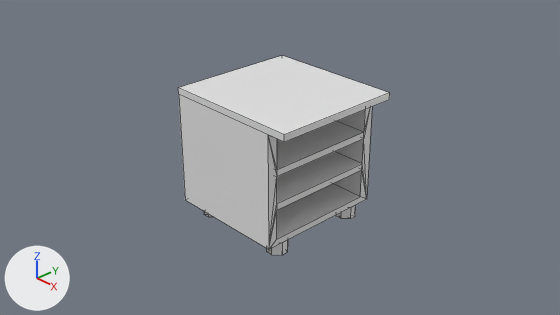
An edit to the Blender file modern/models/multidecor_kitchen_cabinet_three_shelves.blend, drawn before and after from the same camera.
Both versions are drawn from the file's camera 'Camera'. Every picture has the same lights, and +X, +Y and +Z are marked at lower left. Mesh edges are drawn as thin lines.
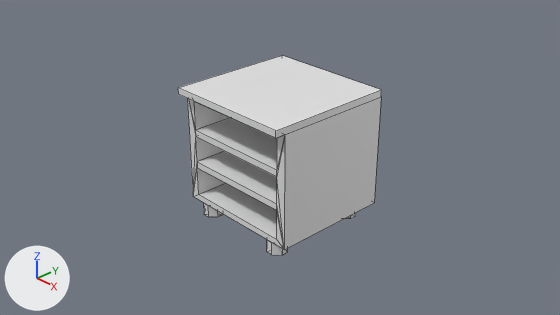
The change, as a list of edits to the scene's bpy script:
```text
Change me_cube:
    where me_cube.from_pydata(...)  # 106 vertices, 100 faces, 2 loose edges; spans x -1.0..1.15, y -1.0..1.0, z -1.0..1.0
    used by ob_cube; location = (0.0, 0.0, 0.0)
    me_cube part 1: the loose piece of 34 vertices spanning x -1.0..0.85, y -1.0..1.0, z -0.8..0.9 is turned -90 degrees about the z axis through the mesh origin
    me_cube part 2: the loose piece of 16 vertices spanning x 0.55..0.85, y -0.85..-0.55, z -1.0..-0.8 is turned -90 degrees about the z axis through the mesh origin
    me_cube part 3: the loose piece of 16 vertices spanning x 0.55..0.85, y 0.55..0.85, z -1.0..-0.8 is turned -90 degrees about the z axis through the mesh origin
    me_cube part 4
    me_cube.vertices[8].co: (1.15, 1.0, 0.9) -> (1.0, -1.0, 0.9)  # pixel (389, 99) -> pixel (275, 138)
    me_cube.vertices[9].co: (1.15, -1.0, 0.9) -> (-1.0, -1.0, 0.9)  # pixel (284, 142) -> pixel (178, 94)
    me_cube.vertices[10].co: (-1.0, 1.0, 0.9) -> (1.0, 1.0, 0.9)  # not seen -> pixel (381, 96)
    me_cube.vertices[11].co: (-1.0, -1.0, 0.9) -> (-1.0, 1.0, 0.9)  # pixel (178, 94) -> not seen
    me_cube.vertices[12].co: (1.15, 1.0, 1.0) -> (1.0, -1.0, 1.0)  # pixel (389, 92) -> pixel (275, 130)
    me_cube.vertices[13].co: (1.15, -1.0, 1.0) -> (-1.0, -1.0, 1.0)  # pixel (284, 134) -> pixel (178, 87)
    me_cube.vertices[14].co: (-1.0, 1.0, 1.0) -> (1.0, 1.0, 1.0)  # pixel (282, 55) -> pixel (381, 89)
    me_cube.vertices[15].co: (-1.0, -1.0, 1.0) -> (-1.0, 1.0, 1.0)  # pixel (178, 87) -> pixel (282, 55)
```

Location of each change, (x1, y1, x2, y2) in pixels of the pictures (560 x 315 px; the box of a moved part takes in the faces that stretch with it):
'Cube', reshaped: before (178, 56, 390, 255); after (178, 56, 381, 255)
part 1 of me_cube, moved or reshaped: before (179, 95, 372, 250); after (187, 97, 381, 250)
part 2 of me_cube, moved or reshaped: before (267, 240, 288, 255); after (203, 203, 223, 217)
part 3 of me_cube, moved or reshaped: before (336, 205, 356, 219); after (267, 240, 288, 255)
part 4 of me_cube, moved or reshaped: before (178, 56, 390, 142); after (178, 56, 381, 138)
